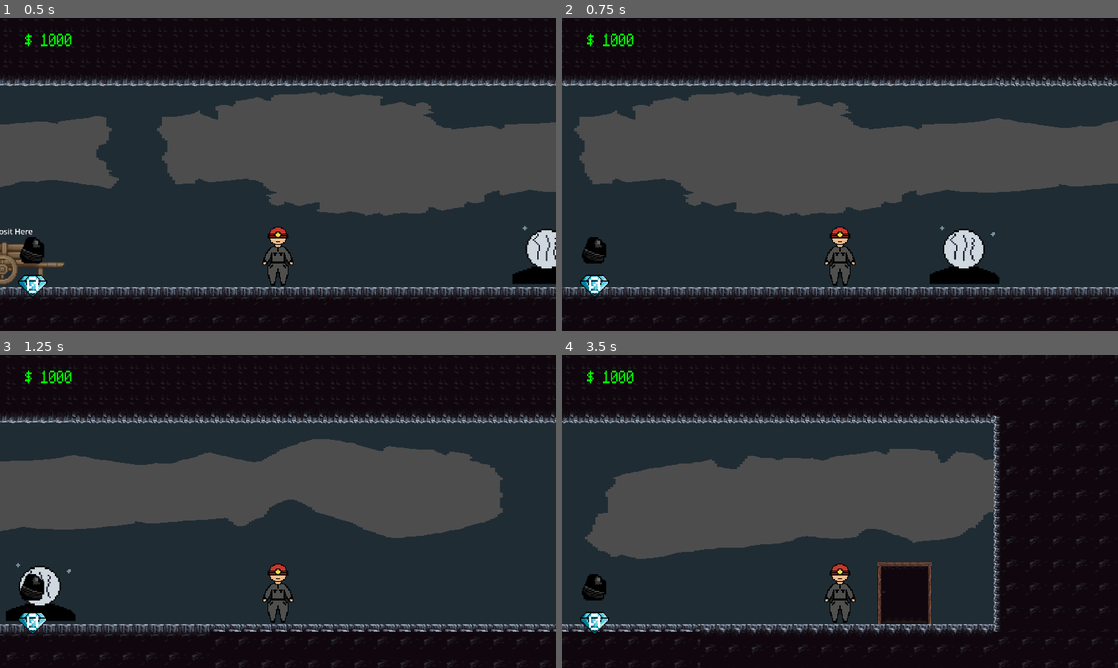
Above: before the commit, frames 1-4 (two rows, left to right).
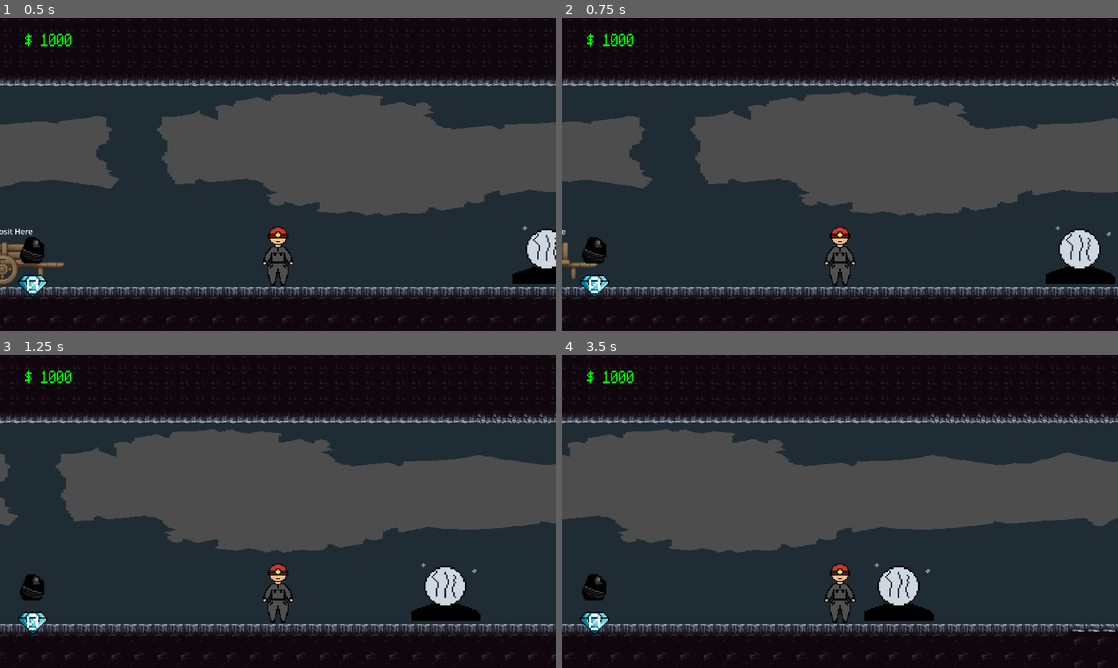
Above: after the commit, the same moments.

Repository: Jrees98/Pirate_Jam_15
Game: Godot game, scene res://Scenes/main.tscn
Same seed, same stepped clock (60 frames per second), same inputs: the game is played once before the commit and once after it. The project has no main scene, so this scene is started directly.
Inputs (mouse positions are in pixels of both pictures, inside the frame that each line leads up to):
- Up to frame 1 (0.5 s): no input
- Up to frame 2 (0.75 s): tap Enter at 0.5 s; move the mouse to (1106, 255) at 0.52 s; hold D (move_right) from 0.53 s (still down); hold E (interact) from 0.53 s (still down)
- Up to frame 3 (1.25 s): keep holding D (move_right); keep holding E (interact)
- Up to frame 4 (3.5 s): move the mouse to (728, 527) at 1.27 s; release D (move_right) at 1.28 s; release E (interact) at 1.28 s; hold A (move_left) 1.28-2.03 s; tap E (interact) at 1.35, 2.85 s; move the mouse to (895, 442) at 2.02 s; hold E (interact) 2.03-2.78 s; hold D (move_right) from 2.03 s (still down); move the mouse to (812, 574) at 2.77 s

Frame 1 is identical in both runs. In frame 2, 17% of the frame differs, in the area x 0-100%, y 0-90%; in frame 3, 19%; in frame 4, 28%, in the area x 0-100%, y 0-100%.
Error before the commit: Attempt to call function 'show' in base 'null instance' on a null instance. (res://Scripts/mining_node.gd:24)

Commit message:
add boots

Diff:
--- a/Global.gd
+++ b/Global.gd
@@ -10,7 +10,7 @@
 var coal_price : int
 
 var personal_inventory_size : int
-
+var move_speed : int
 # Called when the node enters the scene tree for the first time.
 func _ready():
 	blue_gem_chance = 5
@@ -22,6 +22,7 @@
 	total_coins = 1000
 
 	personal_inventory_size = 0
+	move_speed = 300
 
 
 # Called every frame. 'delta' is the elapsed time since the previous frame.
--- a/Scenes/main.tscn
+++ b/Scenes/main.tscn
@@ -12,7 +12,6 @@
 
 [node name="Player" parent="." instance=ExtResource("2_sw14p")]
 position = Vector2(-649, 292)
-speed = 1500
 
 [node name="MiningNode" parent="." instance=ExtResource("4_c3t3l")]
 position = Vector2(-91, 281)
--- a/Scenes/shop.gd
+++ b/Scenes/shop.gd
@@ -3,10 +3,17 @@
 var backpackI_cost := 50
 var backpackII_cost := 200
 var backpackIII_cost := 500
-
 var backpackIBought : bool
 var backpackIIBought : bool
 var backpackIIIBought : bool
+
+var bootsI_cost := 50
+var bootsII_cost := 200
+var bootsIII_cost := 500
+var bootsIBought : bool
+var bootsIIBought : bool
+var bootsIIIBought : bool
+
 
 func _ready():
 	backpackIBought = false
@@ -34,7 +41,6 @@
 func _on_backpack_1_pressed():
 	if backpackIIBought:
 		if Global.total_coins >= backpackIII_cost:
-			$CanvasLayer/Panel/Backpack1/BackpackLabel.text = "Backpack III"
 			Global.total_coins = Global.total_coins - backpackIII_cost
 			$CanvasLayer/Panel/Backpack1.queue_free()
 			Global.personal_inventory_size = 50
@@ -57,3 +63,46 @@
 			$ItemsUI/Panel/PersonalBackpack.show()
 
 ################## BACKPACK BUTTON END ######################
+
+
+################## BOOTS BUTTON START ######################
+func _on_boots_mouse_entered():
+	$CanvasLayer/Panel/Boots/ButtonSprite/Border1.show()
+
+func _on_boots_mouse_exited():
+	$CanvasLayer/Panel/Boots/ButtonSprite/Border1.hide()
+
+func _on_boots_pressed():
+	if bootsIIBought:
+		if Global.total_coins >= bootsIII_cost:
+			Global.move_speed = 1500
+			$CanvasLayer/Panel/Boots.queue_free()
+			Global.total_coins = Global.total_coins - bootsIII_cost
+			$ItemsUI/Panel/Boots/Label.text = "III"
+	elif bootsIBought:
+		if Global.total_coins >= bootsII_cost:
+			Global.move_speed = 800
+			Global.total_coins = Global.total_coins - bootsII_cost
+			$CanvasLayer/Panel/Boots/BootsLabel.text = "Boots III"
+			bootsIIBought = true
+			$CanvasLayer/Panel/Boots/BootsPrice.text = str(bootsIII_cost) + "g"
+			$ItemsUI/Panel/Boots/Label.text = "II"
+	else:
+		if Global.total_coins >= bootsI_cost:
+			Global.move_speed = 500
+			Global.total_coins = Global.total_coins - bootsI_cost
+			$CanvasLayer/Panel/Boots/BootsLabel.text = "Boots II"
+			$CanvasLayer/Panel/Boots/BootsPrice.text = str(bootsII_cost) + "g"
+			bootsIBought = true
+			$ItemsUI/Panel/Boots.show()
+
+################## BOOTS BUTTON END ######################
+
+
+
+
+
+################## PICKAXE BUTTON START ######################
+
+
+################## PICKAXE BUTTON END ######################
--- a/Scenes/shop.tscn
+++ b/Scenes/shop.tscn
@@ -7,6 +7,8 @@
 [ext_resource type="Texture2D" uid="uid://dfso8pcd2fm5q" path="res://Assets/UI_Flat_Select_01a2.png" id="5_yl5sc"]
 [ext_resource type="Texture2D" uid="uid://46wyfoxca4u0" path="res://Assets/backpack.png" id="6_ctawk"]
 [ext_resource type="FontFile" uid="uid://b2k23t8adqnf7" path="res://Assets/monogram.ttf" id="7_52eks"]
+[ext_resource type="Texture2D" uid="uid://bi3ea61u3w04i" path="res://Assets/boots.png" id="8_as0hq"]
+[ext_resource type="Texture2D" uid="uid://driu81yb24gq3" path="res://Assets/pickaxe.png" id="9_hfjce"]
 
 [sub_resource type="RectangleShape2D" id="RectangleShape2D_85vvl"]
 size = Vector2(55, 18)
@@ -38,27 +40,31 @@
 shape = SubResource("RectangleShape2D_85vvl")
 
 [node name="CanvasLayer" type="CanvasLayer" parent="."]
+visible = false
 
 [node name="Panel" type="Panel" parent="CanvasLayer"]
-visible = false
 anchors_preset = 15
 anchor_right = 1.0
 anchor_bottom = 1.0
+offset_left = 60.0
+offset_top = 111.0
+offset_right = 60.0
+offset_bottom = 111.0
 grow_horizontal = 2
 grow_vertical = 2
 theme_override_styles/panel = SubResource("StyleBoxEmpty_876y1")
 
 [node name="Main panel" type="Sprite2D" parent="CanvasLayer/Panel"]
-position = Vector2(1072, 604)
-scale = Vector2(15.9031, 9.85233)
+position = Vector2(1007.67, 559.956)
+scale = Vector2(17.2432, 10.7699)
 texture = ExtResource("3_7fnxc")
 
 [node name="Backpack1" type="Button" parent="CanvasLayer/Panel"]
 layout_mode = 0
-offset_left = 399.0
-offset_top = 203.0
-offset_right = 407.0
-offset_bottom = 211.0
+offset_left = 305.0
+offset_top = 122.0
+offset_right = 313.0
+offset_bottom = 130.0
 scale = Vector2(51.195, 49.7195)
 theme_override_styles/normal = SubResource("StyleBoxEmpty_fjg30")
 theme_override_styles/hover = SubResource("StyleBoxEmpty_3bxjm")
@@ -96,6 +102,112 @@
 text = "Backpack III"
 
 [node name="BackpackPrice" type="Label" parent="CanvasLayer/Panel/Backpack1"]
+layout_mode = 0
+offset_left = 2.73464
+offset_top = 5.55115
+offset_right = 42.7346
+offset_bottom = 28.5511
+scale = Vector2(0.0896567, 0.137196)
+theme_override_colors/font_color = Color(0, 0, 0, 1)
+theme_override_fonts/font = ExtResource("7_52eks")
+text = "50g"
+
+[node name="Boots" type="Button" parent="CanvasLayer/Panel"]
+layout_mode = 0
+offset_left = 797.0
+offset_top = 122.0
+offset_right = 805.0
+offset_bottom = 130.0
+scale = Vector2(51.195, 49.7195)
+theme_override_styles/normal = SubResource("StyleBoxEmpty_fjg30")
+theme_override_styles/hover = SubResource("StyleBoxEmpty_3bxjm")
+theme_override_styles/pressed = SubResource("StyleBoxEmpty_67twj")
+theme_override_styles/disabled = SubResource("StyleBoxEmpty_lopv2")
+theme_override_styles/focus = SubResource("StyleBoxEmpty_v6345")
+
+[node name="ButtonSprite" type="Sprite2D" parent="CanvasLayer/Panel/Boots"]
+position = Vector2(3.9034, 4.07309)
+scale = Vector2(0.243963, 0.257248)
+texture = ExtResource("4_4b0lm")
+
+[node name="Border1" type="Sprite2D" parent="CanvasLayer/Panel/Boots/ButtonSprite"]
+visible = false
+z_index = 1
+position = Vector2(0.500007, -0.166667)
+scale = Vector2(1.596, 1.74374)
+texture = ExtResource("5_yl5sc")
+
+[node name="BackpackSprite" type="Sprite2D" parent="CanvasLayer/Panel/Boots"]
+position = Vector2(4.14103, 3.01692)
+scale = Vector2(0.132733, 0.130656)
+texture = ExtResource("8_as0hq")
+
+[node name="BootsLabel" type="Label" parent="CanvasLayer/Panel/Boots"]
+layout_mode = 0
+offset_left = 0.588321
+offset_top = 0.356833
+offset_right = 72.5883
+offset_bottom = 23.3568
+scale = Vector2(0.0865994, 0.0799078)
+theme_override_colors/font_color = Color(0, 0, 0, 1)
+theme_override_fonts/font = ExtResource("7_52eks")
+theme_override_font_sizes/font_size = 16
+text = "Boots I"
+
+[node name="BootsPrice" type="Label" parent="CanvasLayer/Panel/Boots"]
+layout_mode = 0
+offset_left = 2.73464
+offset_top = 5.55115
+offset_right = 42.7346
+offset_bottom = 28.5511
+scale = Vector2(0.0896567, 0.137196)
+theme_override_colors/font_color = Color(0, 0, 0, 1)
+theme_override_fonts/font = ExtResource("7_52eks")
+text = "50g"
+
+[node name="Pickaxe" type="Button" parent="CanvasLayer/Panel"]
+layout_mode = 0
+offset_left = 1301.0
+offset_top = 122.0
+offset_right = 1309.0
+offset_bottom = 130.0
+scale = Vector2(51.195, 49.7195)
+theme_override_styles/normal = SubResource("StyleBoxEmpty_fjg30")
+theme_override_styles/hover = SubResource("StyleBoxEmpty_3bxjm")
+theme_override_styles/pressed = SubResource("StyleBoxEmpty_67twj")
+theme_override_styles/disabled = SubResource("StyleBoxEmpty_lopv2")
+theme_override_styles/focus = SubResource("StyleBoxEmpty_v6345")
+
+[node name="ButtonSprite" type="Sprite2D" parent="CanvasLayer/Panel/Pickaxe"]
+position = Vector2(3.9034, 4.07309)
+scale = Vector2(0.243963, 0.257248)
+texture = ExtResource("4_4b0lm")
+
+[node name="Border1" type="Sprite2D" parent="CanvasLayer/Panel/Pickaxe/ButtonSprite"]
+visible = false
+z_index = 1
+position = Vector2(0.500007, -0.166667)
+scale = Vector2(1.596, 1.74374)
+texture = ExtResource("5_yl5sc")
+
+[node name="Pickaxe" type="Sprite2D" parent="CanvasLayer/Panel/Pickaxe"]
+position = Vector2(3.69177, 3.17783)
+scale = Vector2(0.132733, 0.130656)
+texture = ExtResource("9_hfjce")
+
+[node name="BackpackLabel" type="Label" parent="CanvasLayer/Panel/Pickaxe"]
+layout_mode = 0
+offset_left = 0.859458
+offset_top = 0.120677
+offset_right = 72.8594
+offset_bottom = 23.1206
+scale = Vector2(0.0865994, 0.0799078)
+theme_override_colors/font_color = Color(0, 0, 0, 1)
+theme_override_fonts/font = ExtResource("7_52eks")
+theme_override_font_sizes/font_size = 16
+text = "Pickaxe I"
+
+[node name="BackpackPrice" type="Label" parent="CanvasLayer/Panel/Pickaxe"]
 layout_mode = 0
 offset_left = 2.73464
 offset_top = 5.55115
@@ -119,7 +231,7 @@
 
 [node name="PersonalBackpack" type="Sprite2D" parent="ItemsUI/Panel"]
 visible = false
-position = Vector2(2120, 167)
+position = Vector2(2117, 115)
 scale = Vector2(6, 6)
 texture = ExtResource("6_ctawk")
 
@@ -131,8 +243,25 @@
 theme_override_fonts/font = ExtResource("7_52eks")
 text = "I"
 
+[node name="Boots" type="Sprite2D" parent="ItemsUI/Panel"]
+visible = false
+position = Vector2(1867, 86)
+scale = Vector2(6, 6)
+texture = ExtResource("8_as0hq")
+
+[node name="Label" type="Label" parent="ItemsUI/Panel/Boots"]
+offset_left = -10.0
+offset_top = 3.83333
+offset_right = 30.0
+offset_bottom = 26.8333
+theme_override_fonts/font = ExtResource("7_52eks")
+text = "I"
+
 [connection signal="body_entered" from="." to="." method="_on_body_entered"]
 [connection signal="body_exited" from="." to="." method="_on_body_exited"]
 [connection signal="mouse_entered" from="CanvasLayer/Panel/Backpack1" to="." method="_on_backpack_1_mouse_entered"]
 [connection signal="mouse_exited" from="CanvasLayer/Panel/Backpack1" to="." method="_on_backpack_1_mouse_exited"]
 [connection signal="pressed" from="CanvasLayer/Panel/Backpack1" to="." method="_on_backpack_1_pressed"]
+[connection signal="mouse_entered" from="CanvasLayer/Panel/Boots" to="." method="_on_boots_mouse_entered"]
+[connection signal="mouse_exited" from="CanvasLayer/Panel/Boots" to="." method="_on_boots_mouse_exited"]
+[connection signal="pressed" from="CanvasLayer/Panel/Boots" to="." method="_on_boots_pressed"]
--- a/Scripts/player.gd
+++ b/Scripts/player.gd
@@ -1,11 +1,12 @@
 extends CharacterBody2D
 
-@export var speed := 300
+var speed : int
 
 func _ready():
 	$RockNodeUI/HBoxContainer/CoalSprite/CoalQuantity.text = str(Global.total_coal)
 	$RockNodeUI/HBoxContainer/BlueGemSprite/GemQuantity.text = str(Global.total_gems)
 	$RockNodeUI/Coins.text = "$ " + str(Global.total_coins)
+	speed = Global.move_speed
 
 func _physics_process(delta):
 	var direction = Input.get_axis("move_left","move_right")
@@ -19,3 +20,5 @@
 	$RockNodeUI/HBoxContainer/CoalSprite/CoalQuantity.text = str(Global.total_coal)
 	$RockNodeUI/HBoxContainer/BlueGemSprite/GemQuantity.text = str(Global.total_gems)
 	$RockNodeUI/Coins.text = "$ " + str(Global.total_coins)
+
+	speed = Global.move_speed
Binary file added: Assets/boots.png
Not shown, added: Assets/boots.png.import
Binary file added: Assets/pickaxe.png
Not shown, added: Assets/pickaxe.png.import
Not shown: 1 places in Scenes/shop.tscn that only renumber resources
